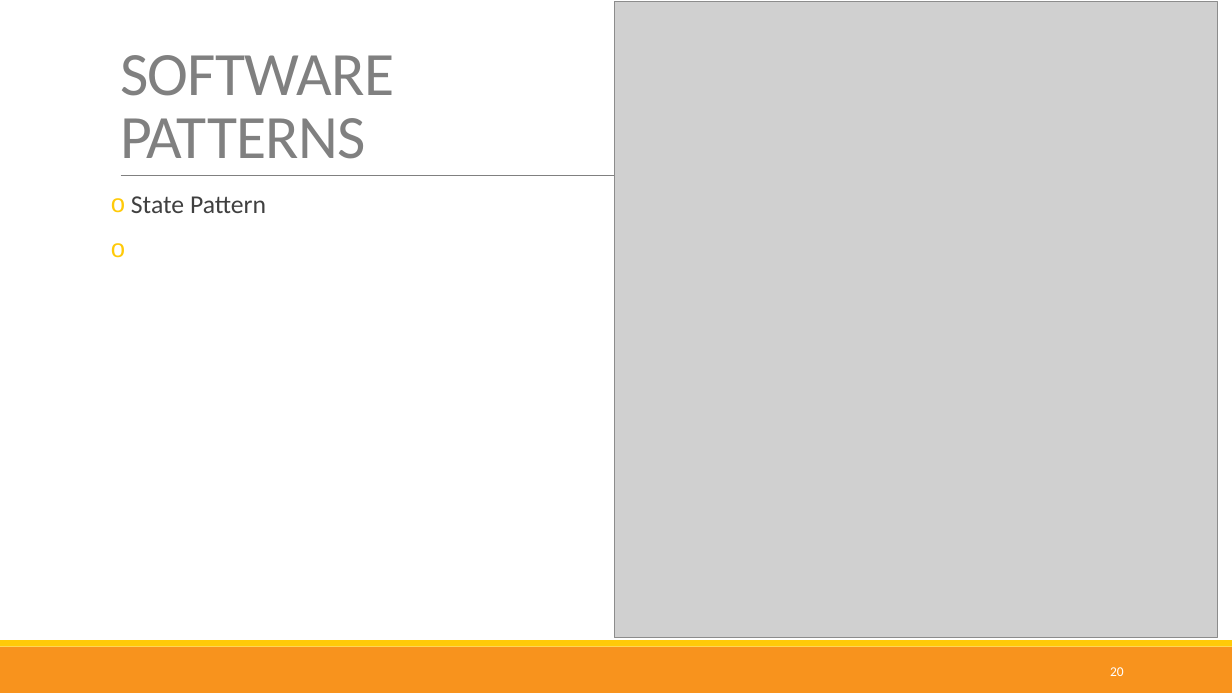
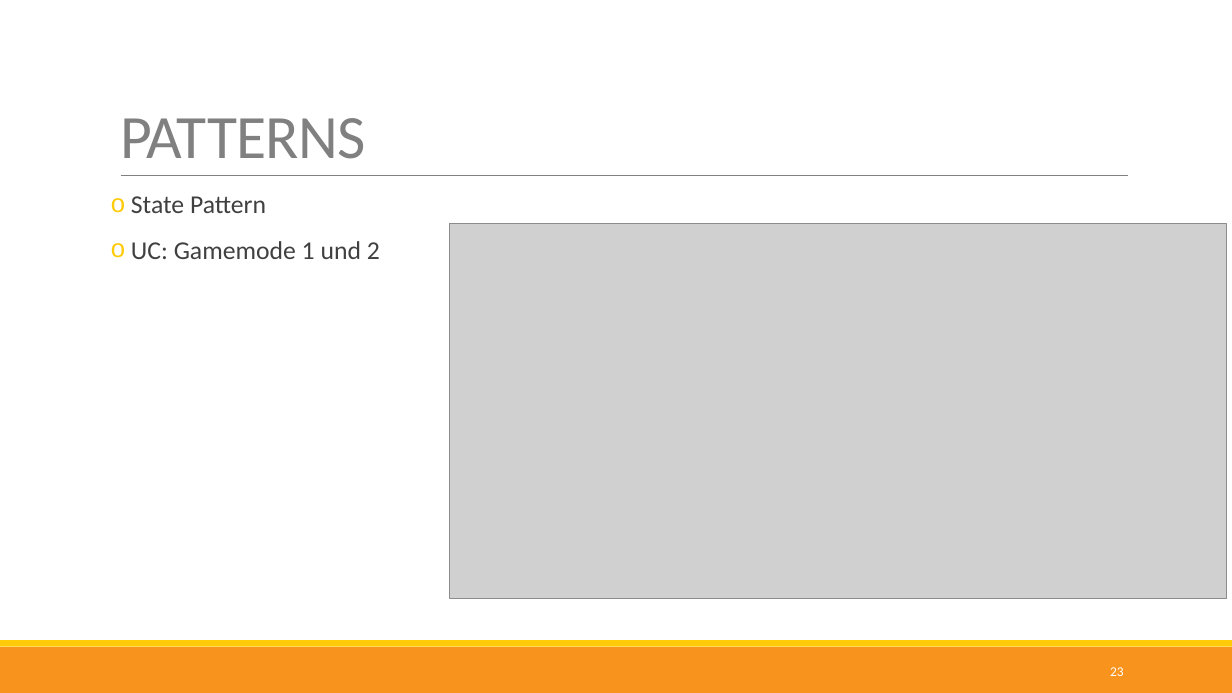
Before and after one commit to nappydevelopment/Nappy-the-ingenious-docs, a slide deck: slide 23 of presentation/Final/Final.pptx (slide 20 before the commit). Drawn at 1232x693 pixels with LibreOffice and Linux fonts; fonts in the diff are those of the drawing; grey boxes stand for pictures. Boxes give left, top, right and bottom in pixels: in the first picture for what was removed or moved away, otherwise in the second. Text is boxed around its words. In the diff, an @@ line names an element or a change of style, - is before the commit and + after.

```diff
--- a/presentation/Final/Final.pptx
+++ b/presentation/Final/Final.pptx
@@ title at (120,118,366,159): text changed @@
-SOFTWARE
-PATTERNS
+PATTERNS
@@ picture: place and size @@
-picture at (615,1,1218,638)
+picture at (450,223,1227,598)
@@ text at (131,241,380,259): paragraph added @@
+o UC: Gamemode 1 und 2
@@ page number at (1110,667,1124,676): text changed @@
-20
+23
```
Also in this commit, not shown: 6 other slides changed, 6 slides added, 4 slides removed, 3 other files.
